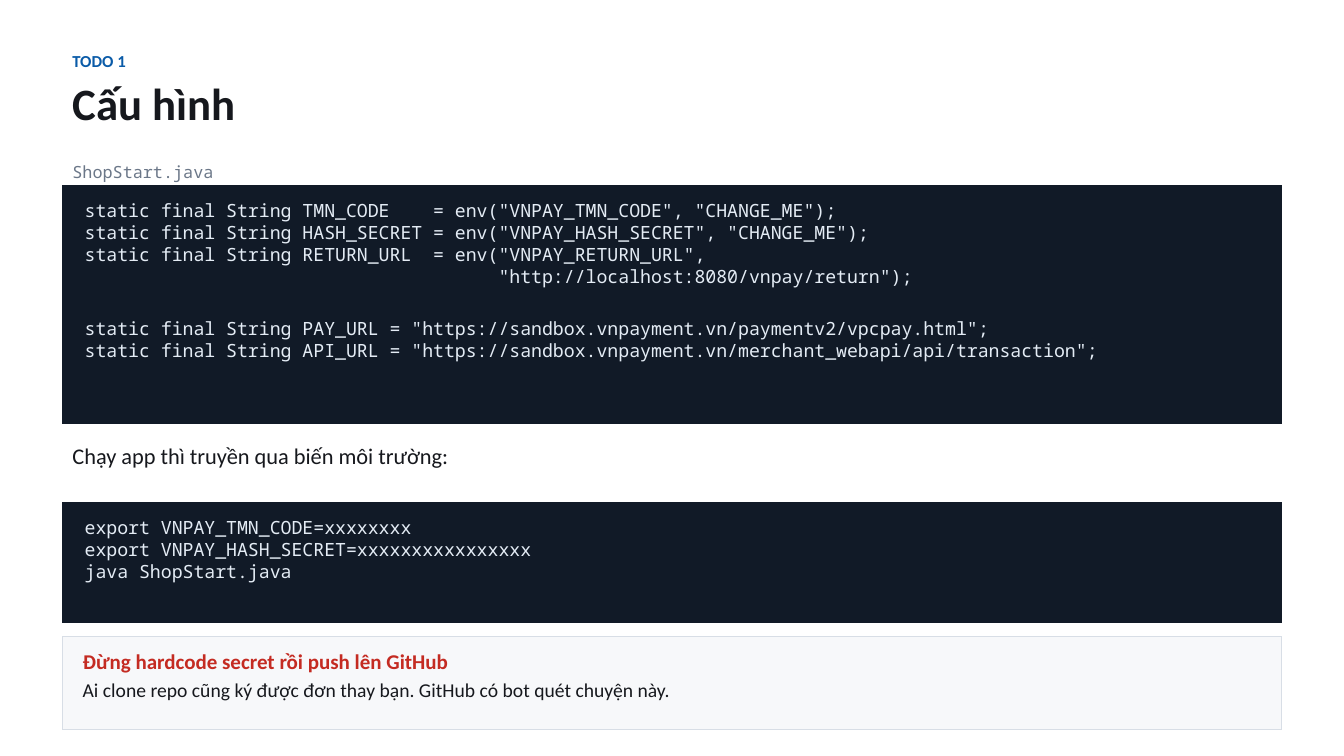
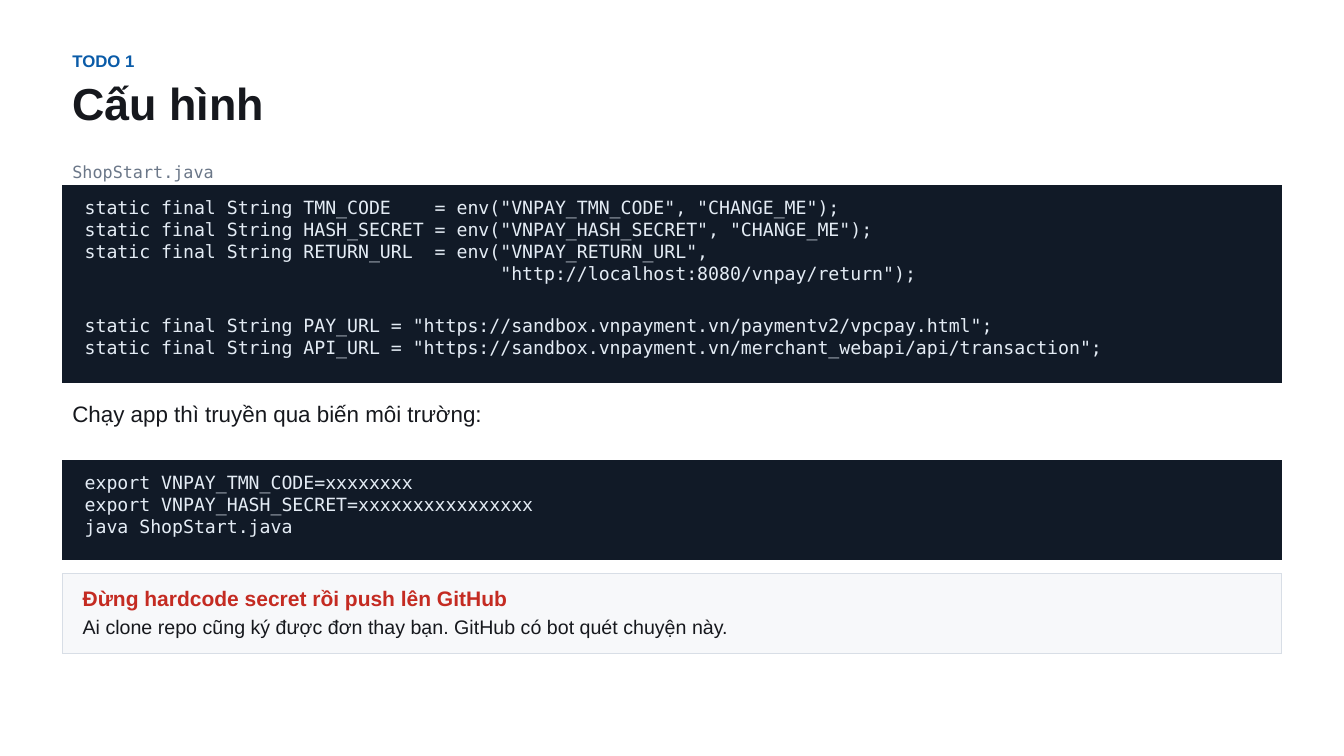
Before and after one commit to conchocon154/vnpay-seminar, a slide deck: slide 5 of VNPAY-seminar.pptx. Drawn at 1344x756 pixels with LibreOffice and Linux fonts; fonts in the diff are those of the drawing. Boxes give left, top, right and bottom in pixels: in the first picture for what was removed or moved away, otherwise in the second. Text is boxed around its words. In the diff, an @@ line names an element or a change of style, - is before the commit and + after.

```diff
--- a/VNPAY-seminar.pptx
+++ b/VNPAY-seminar.pptx
@@ rectangle "static final String TMN_CODE = ...": place and size @@
-rectangle "static final String TMN_CODE = ..." at bbox=[63, 186, 1281, 424]
+rectangle "static final String TMN_CODE = ..." at bbox=[63, 186, 1281, 382]
@@ text "Chạy app thì truyền qua ...": place and size @@
-text "Chạy app thì truyền qua ..." at bbox=[72, 447, 448, 468]
+text "Chạy app thì truyền qua ..." at bbox=[72, 404, 481, 427]
@@ font Noto Sans Mono to DejaVu Sans Mono in 3 elements at bbox=[72, 165, 213, 182], bbox=[63, 186, 1281, 382], bbox=[63, 461, 1281, 561] @@
@@ rectangle "export VNPAY_TMN_CODE=xxxxxxxx": place and size @@
-rectangle "export VNPAY_TMN_CODE=xxxxxxxx" at bbox=[63, 502, 1281, 623]
+rectangle "export VNPAY_TMN_CODE=xxxxxxxx" at bbox=[63, 461, 1281, 561]
@@ font Calibri to Arial in 3 elements at bbox=[72, 55, 263, 121], bbox=[72, 404, 481, 427], bbox=[63, 574, 1281, 654] @@
@@ rectangle "Đừng hardcode secret rồi push ...": place and size @@
-rectangle "Đừng hardcode secret rồi push ..." at bbox=[63, 636, 1281, 729]
+rectangle "Đừng hardcode secret rồi push ..." at bbox=[63, 574, 1281, 654]
```
Also in this commit, not shown: 18 other slides changed, 1 other file.
